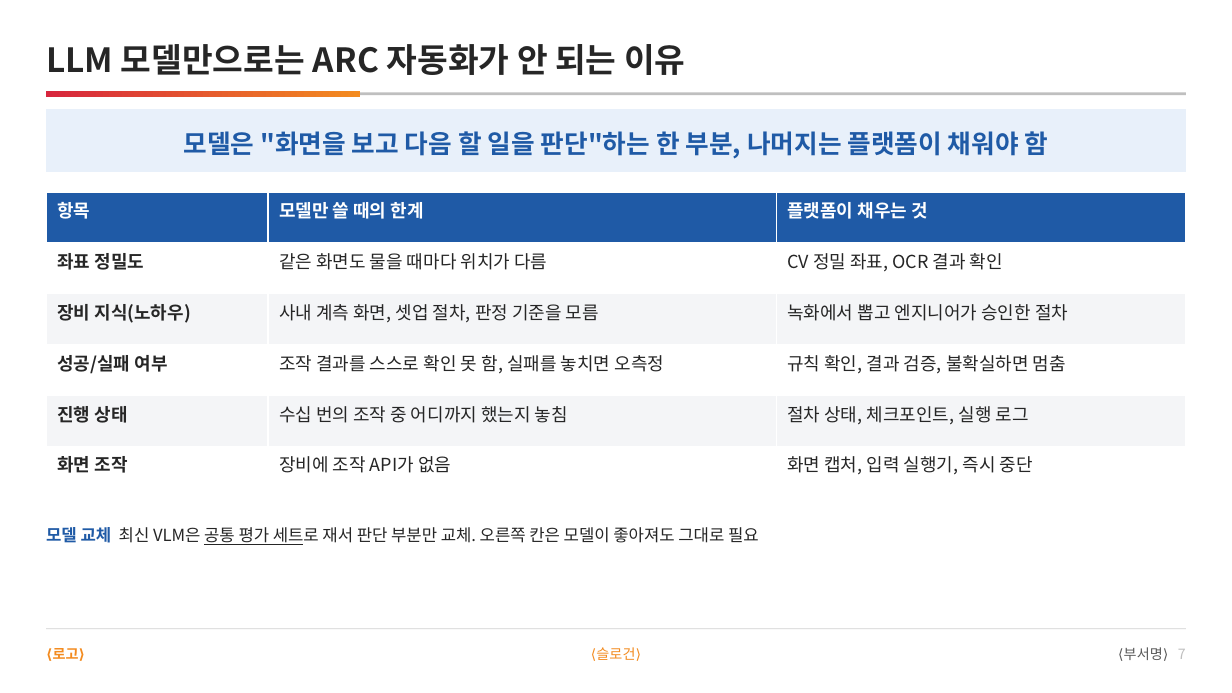
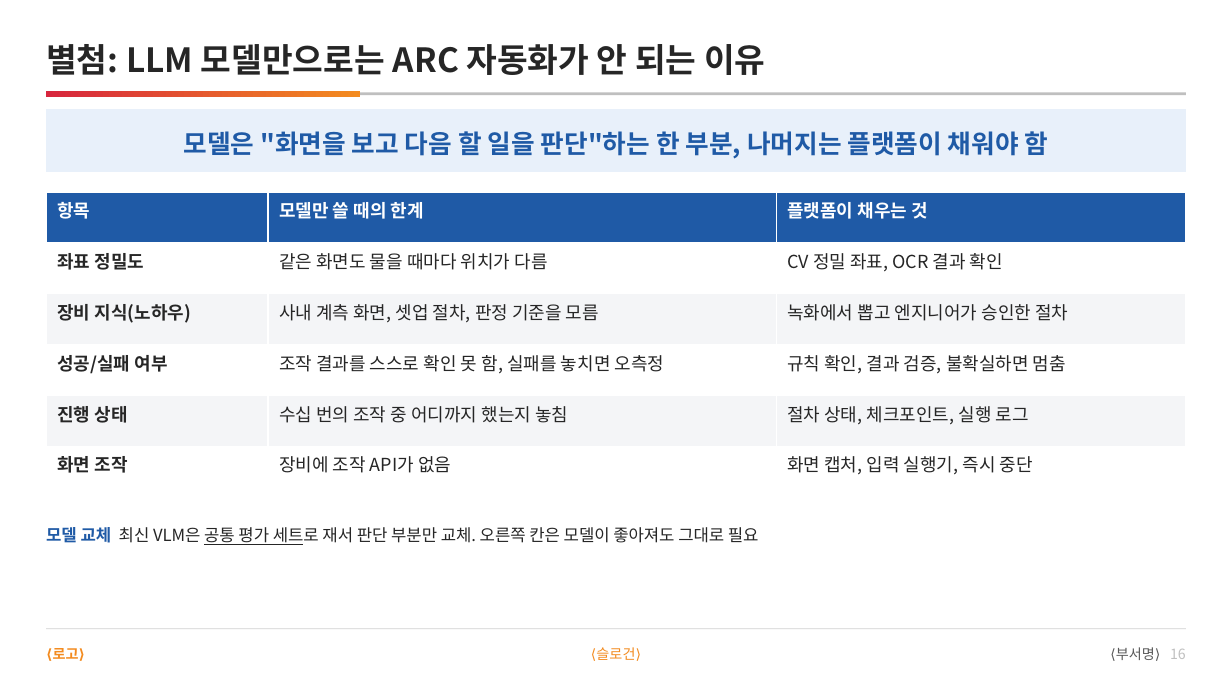
Before and after one commit to DarrenKoi/pm_notes, a slide deck: slide 16 of my-task/arc-tf/deliverables/arc-tf-proposal.pptx (slide 7 before the commit). Drawn at 1232x693 pixels with LibreOffice and Linux fonts; fonts in the diff are those of the drawing. Boxes give left, top, right and bottom in pixels: in the first picture for what was removed or moved away, otherwise in the second. Text is boxed around its words. In the diff, an @@ line names an element or a change of style, - is before the commit and + after.

```diff
--- a/my-task/arc-tf/deliverables/arc-tf-proposal.pptx
+++ b/my-task/arc-tf/deliverables/arc-tf-proposal.pptx
@@ text at <box>46,44,765,75</box>: text changed @@
-LLM 모델만으로는 ARC 자동화가 안 되는 이유
+별첨: LLM 모델만으로는 ARC 자동화가 안 되는 이유
@@ text at <box>1116,647,1186,660</box>: text changed @@
-⟨부서명⟩ 7
+⟨부서명⟩ 16
```
Also in this commit, not shown: 10 other slides changed, 9 other files.
